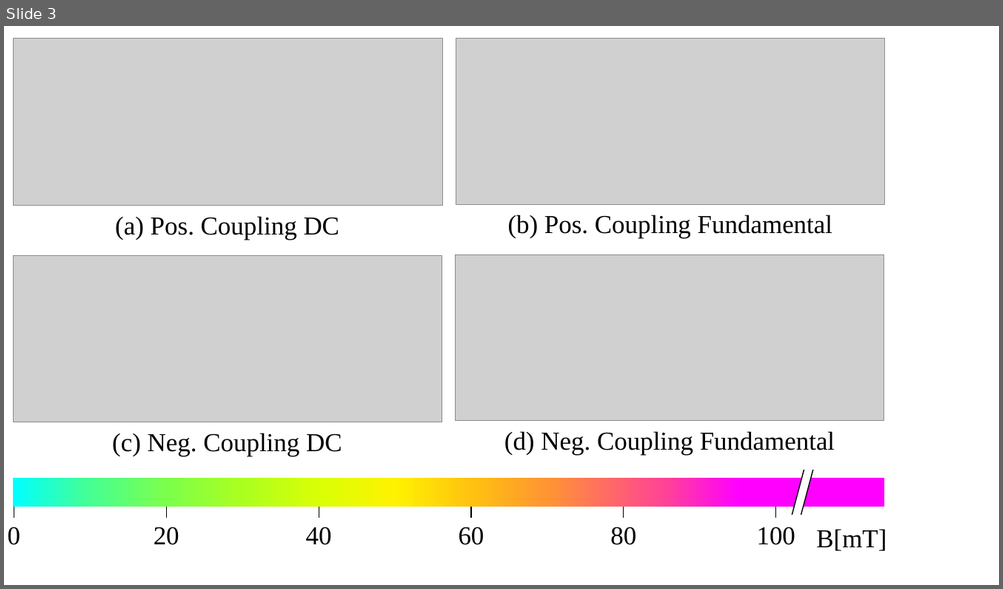
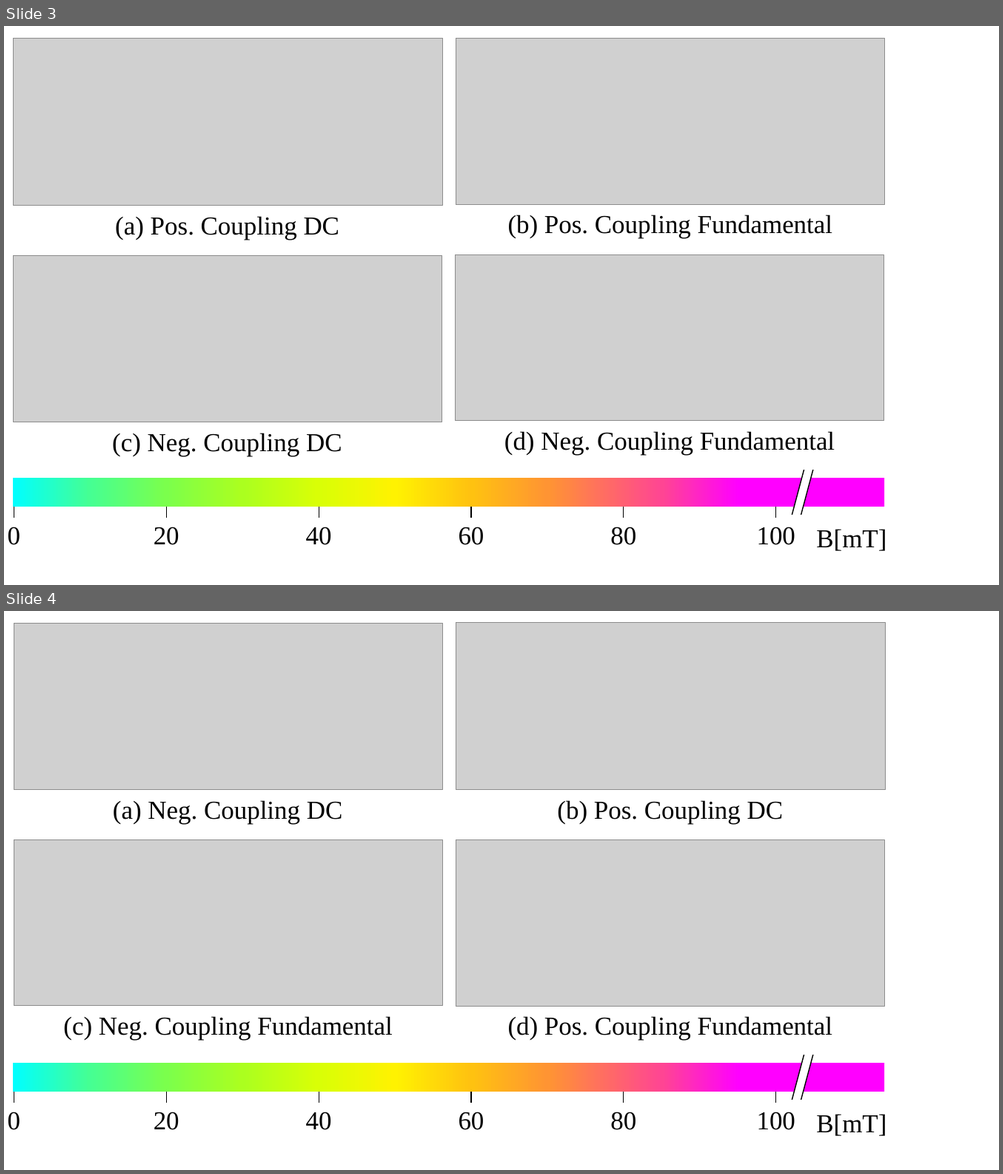
Before and after one commit to Keilomatico/IPEC2026_Coupled_Inductor_Buck, a slide deck: figures/IPEC_Figures_PowerPoint.pptx. Shown one above the other, each under a label of ours: slide 3 before the commit, slides 3 and 4 after it. The pictures are 1003x589 and 1003x1174 pixels, drawn with LibreOffice and Linux fonts; fonts in the diff are those of the drawing; grey boxes stand for pictures. Boxes give left, top, right and bottom in pixels: in the first picture for what was removed or moved away, otherwise in the second. Text is boxed around its words. In the diff, an @@ line names an element or a change of style, - is before the commit and + after.

```diff
--- a/figures/IPEC_Figures_PowerPoint.pptx
+++ b/figures/IPEC_Figures_PowerPoint.pptx
@@ slide 4 added at [4,611,999,1170], background #FFFFFF @@
@@ picture added at [14,623,442,790] @@
@@ picture added at [456,623,885,790] @@
@@ text added at [113,800,343,825], 25 pt, text #000000 @@
+(a) Neg. Coupling DC
@@ text added at [557,800,783,824], 25 pt, text #000000 @@
+(b) Pos. Coupling DC
@@ picture added at [14,840,442,1005] @@
@@ picture added at [456,840,885,1006] @@
@@ text added at [63,1017,392,1040], 25 pt, text #000000 @@
+(c) Neg. Coupling Fundamental
@@ text added at [508,1017,832,1040], 25 pt, text #000000 @@
+(d) Pos. Coupling Fundamental
@@ parallelogram added at [791,1052,814,1102], fill #FFFFFF, outline #000000 1 pt @@
@@ rectangle added at [799,1046,821,1054], fill #FFFFFF, outline #FFFFFF 1.5 pt @@
@@ rectangle added at [13,1063,777,1091], fill gradient #00FFFF to #45FF93 to #7BFF4C to #ABFF1F to #D9FF06 to #FFF201 to #FFC210 to #FF9433 to #FF4593 to #FF00FF @@
@@ rectangle added at [777,1063,885,1091], fill #FF00FF @@
@@ table added at [4,1090,851,1142], 2 rows, 12 columns @@
+ |  |  |  |  |  |  |  |  |  |  | 
+0 |  | 20 |  | 40 |  | 60 |  | 80 |  | 100 | 
@@ rectangle added at [783,1101,805,1110], fill #FFFFFF, outline #FFFFFF 1.5 pt @@
@@ text added at [816,1114,886,1136], 25 pt, text #000000 @@
+B[mT]
```
Also in this commit, not shown: 8 other files.
